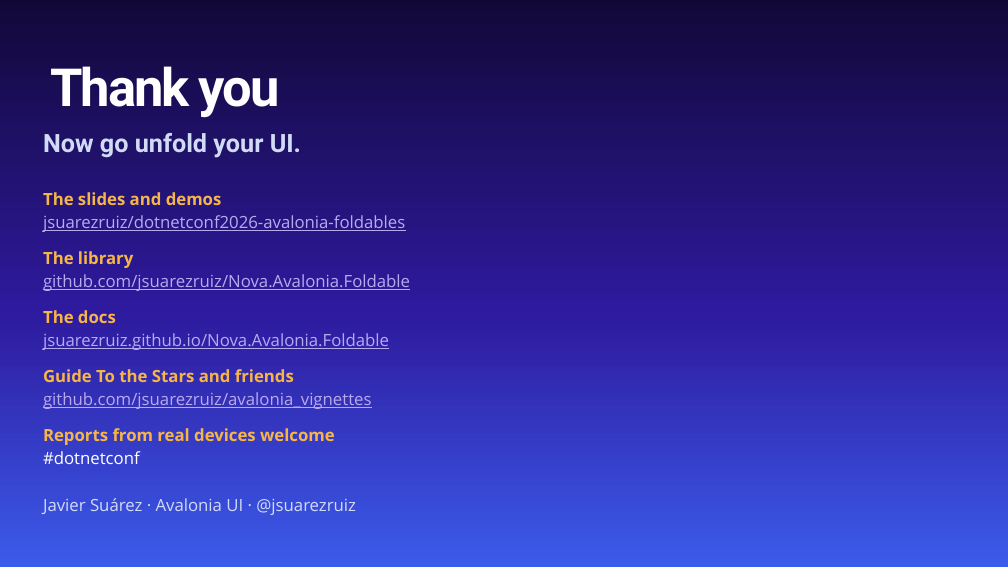
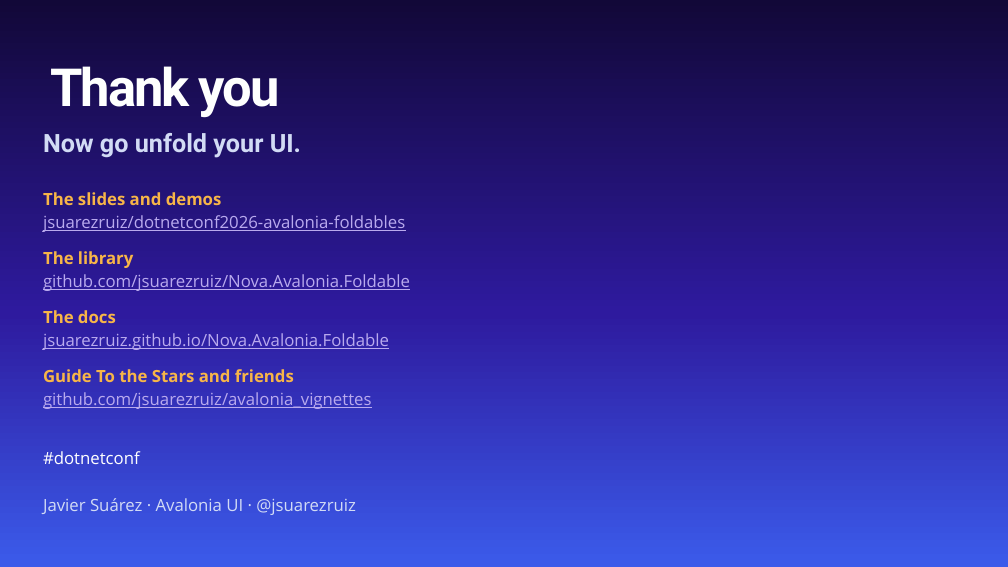
Before and after one commit to jsuarezruiz/dotnetconf2026-avalonia-foldables, a slide deck: slide 30 of Building Dual-Screen Experiences with Avalonia.pptx. Drawn at 1008x567 pixels with LibreOffice and Linux fonts; fonts in the diff are those of the drawing; background and template pictures are left out. Boxes give left, top, right and bottom in pixels: in the first picture for what was removed or moved away, otherwise in the second. Text is boxed around its words. In the diff, an @@ line names an element or a change of style, - is before the commit and + after.

```diff
--- a/Building Dual-Screen Experiences with Avalonia.pptx
+++ b/Building Dual-Screen Experiences with Avalonia.pptx
@@ text removed at bbox=[43, 428, 335, 445] @@
-Reports from real devices welcome
```
Also in this commit, not shown: 3 other slides changed, 1 other file.
